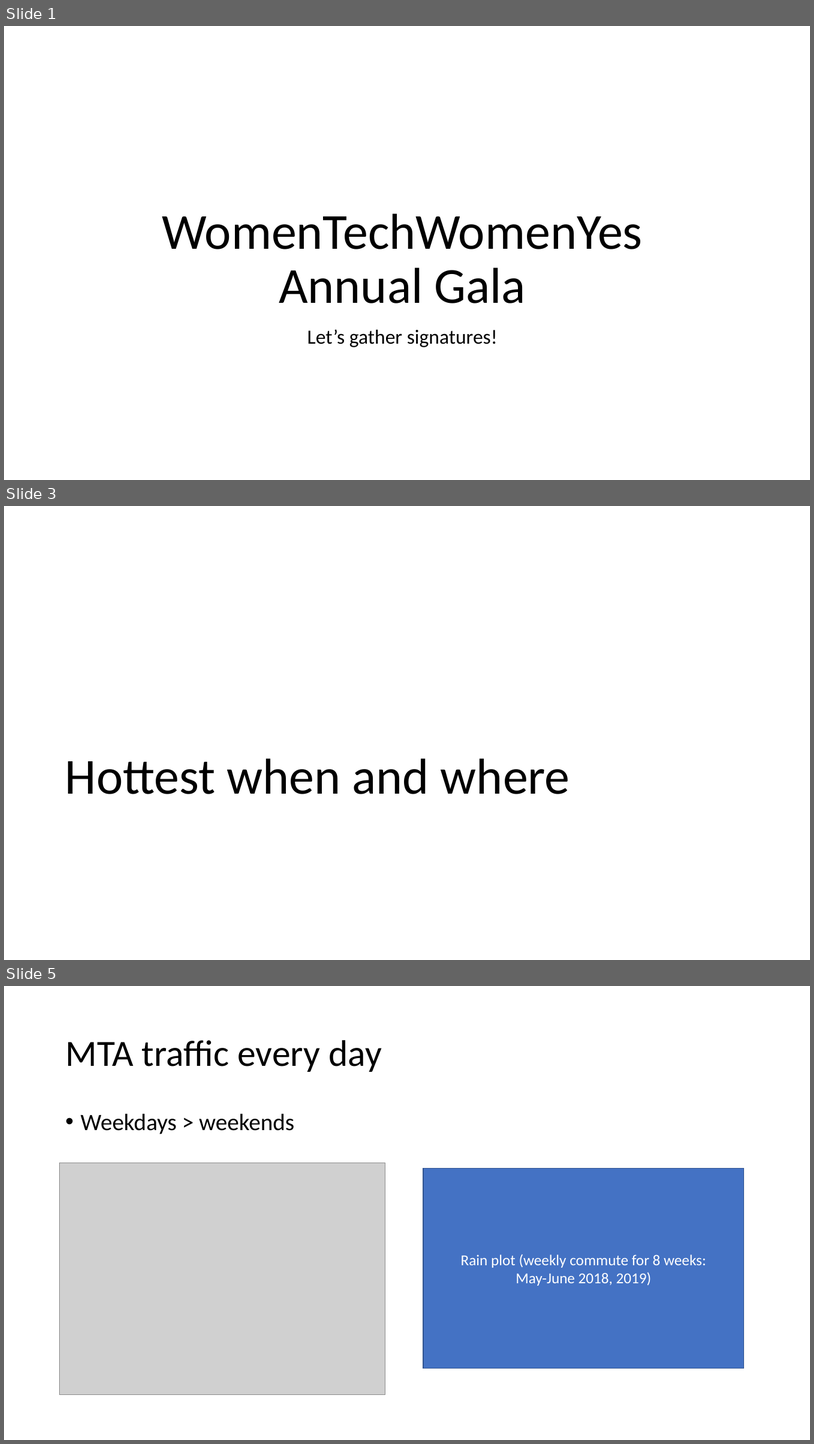
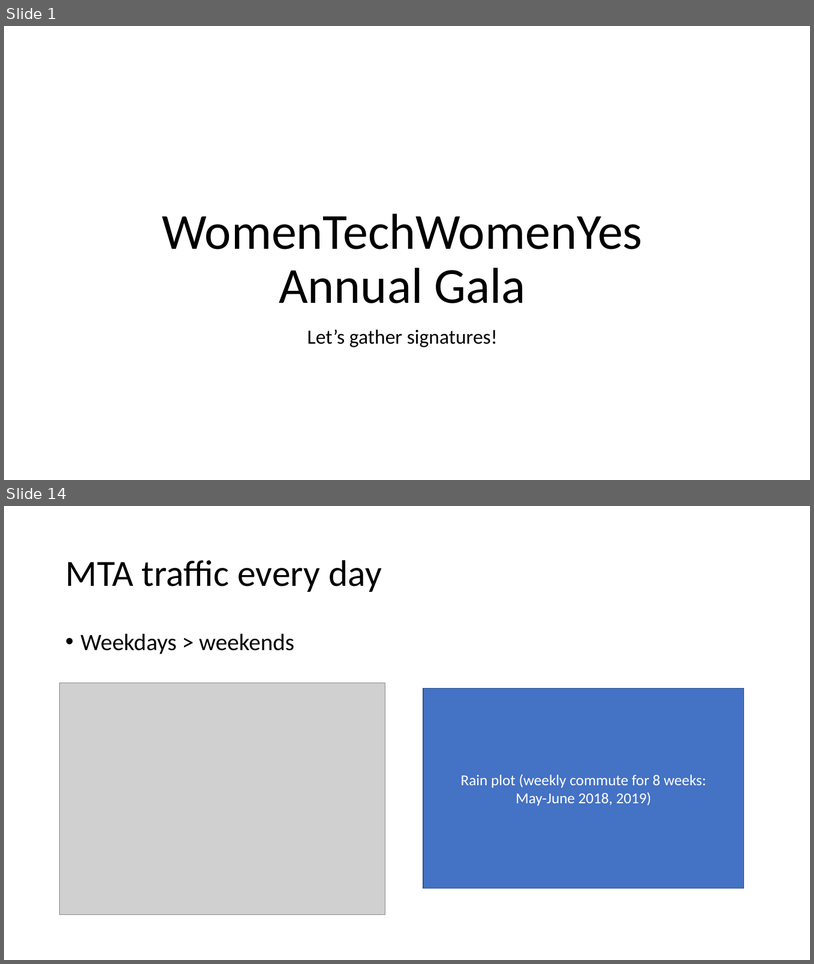
Before and after one commit to abarela13/onl_ds5_project_1, a slide deck: project_1.pptx. Shown one above the other, each under a label of ours: slides 1, 3 and 5 before the commit, slides 1 and 14 after it; the slides between them are not shown. The pictures are 814x1444 and 814x964 pixels, drawn with LibreOffice and Linux fonts; fonts in the diff are those of the drawing; grey boxes stand for pictures. Boxes give left, top, right and bottom in pixels: in the first picture for what was removed or moved away, otherwise in the second. Text is boxed around its words. In the diff, an @@ line names an element or a change of style, - is before the commit and + after.

```diff
--- a/project_1.pptx
+++ b/project_1.pptx
@@ slide 3 removed at (x1=4, y1=506, x2=810, y2=960), background #FFFFFF @@
@@ title removed at (x1=65, y1=758, x2=570, y2=794) @@
-Hottest when and where
@@ what was slide 5 is now slide 14 @@
```
Also in this commit, not shown: 3 slides changed, 5 slides added, 22 other files.
